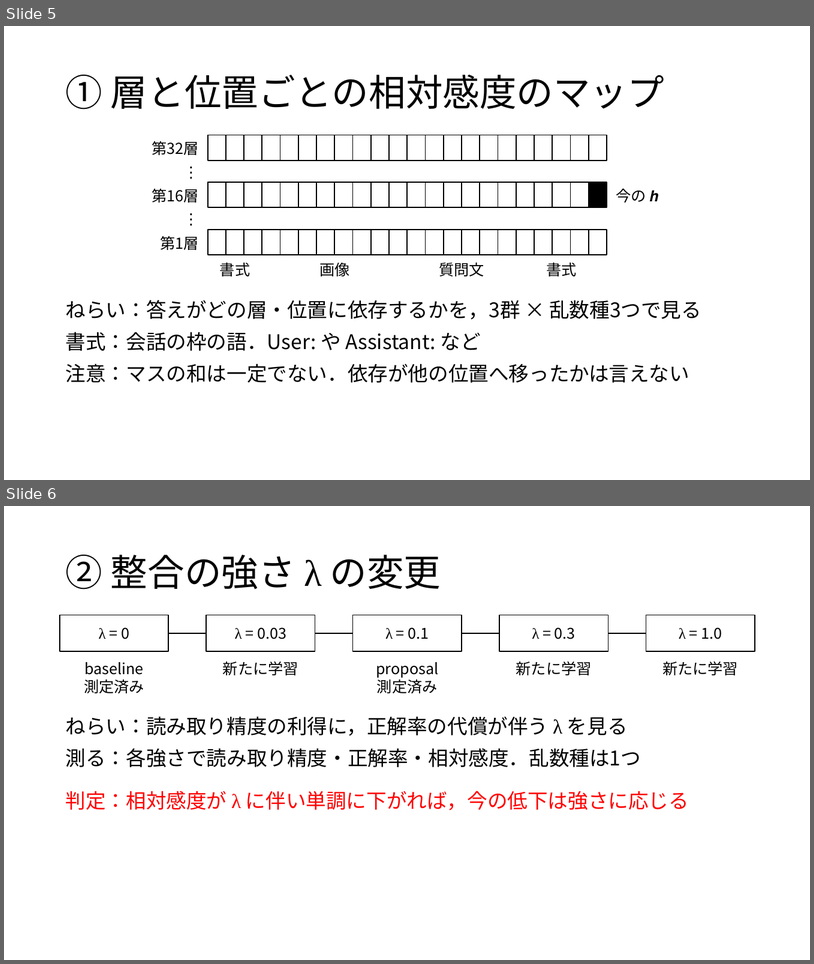
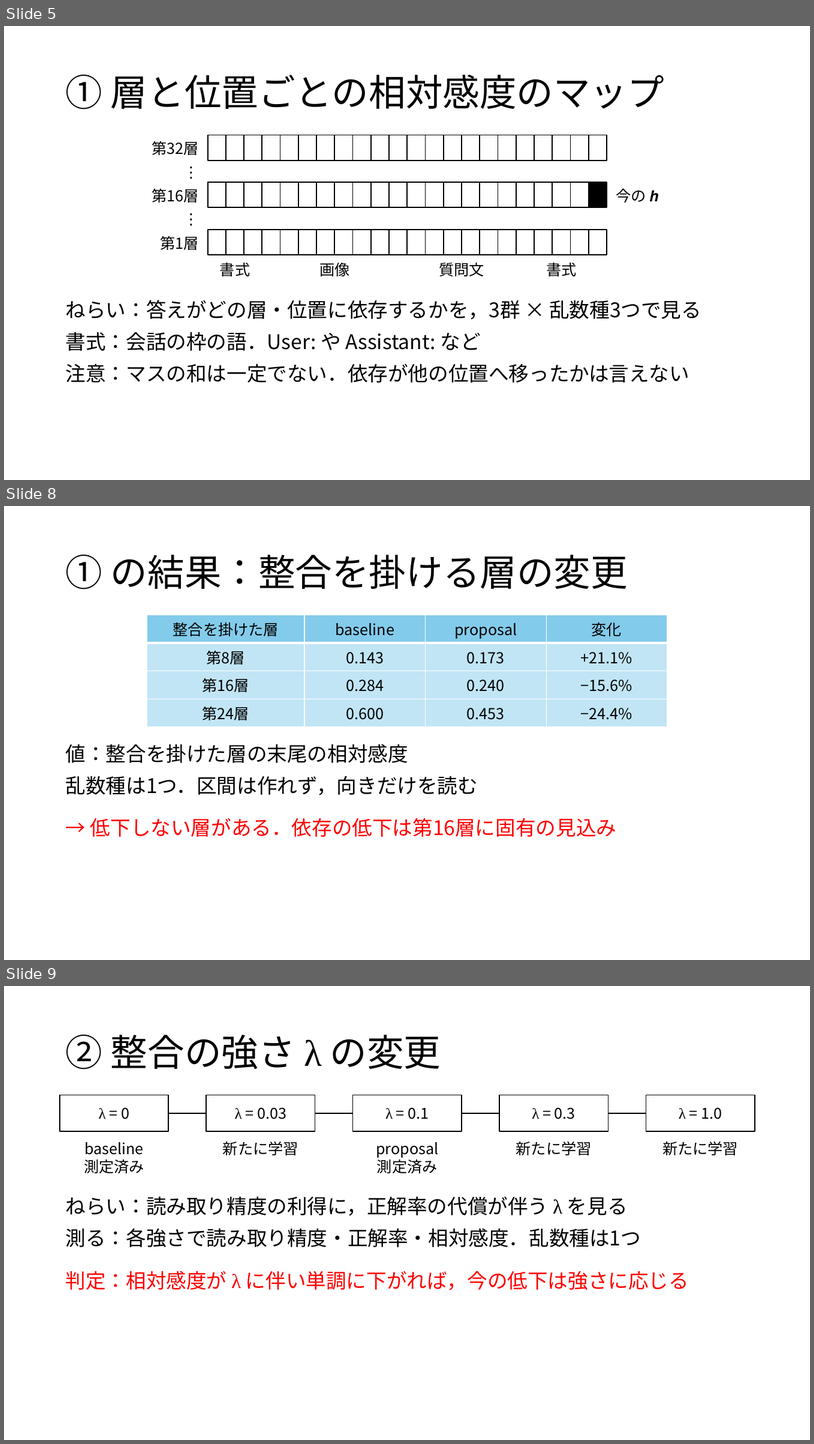
Before and after one commit to tomoking2004/taskalign, a slide deck: presentations/20261127_進捗報告.pptx. Shown one above the other, each under a label of ours: slides 5 and 6 before the commit, slides 5, 8 and 9 after it; the slides between them are not shown. The pictures are 814x964 and 814x1444 pixels, drawn with LibreOffice and Linux fonts; fonts in the diff are those of the drawing. Boxes give left, top, right and bottom in pixels: in the first picture for what was removed or moved away, otherwise in the second. Text is boxed around its words. In the diff, an @@ line names an element or a change of style, - is before the commit and + after.

Commit message:
chore: add the map of where the answer depends
context.md §8.5's first step: the relative sensitivity of §A.4 at every
block's output and every prompt position, for the nine reported runs,
and the site the second step aligns, chosen from the baseline's map by
the rule fixed beforehand.

```diff
--- a/presentations/20261127_進捗報告.pptx
+++ b/presentations/20261127_進捗報告.pptx
@@ slide 8 added at (4, 506, 810, 960), background #FFFFFF @@
@@ title added at (65, 555, 628, 589), 44 pt, text #000000 @@
+① の結果：整合を掛ける層の変更
@@ table added at (147, 615, 668, 724), 4 rows, 4 columns @@
+整合を掛けた層 | baseline | proposal | 変化
+第8層 | 0.143 | 0.173 | +21.1%
+第16層 | 0.284 | 0.240 | −15.6%
+第24層 | 0.600 | 0.453 | −24.4%
@@ text added at (66, 744, 478, 795), 24 pt, text #000000 @@
+値：整合を掛けた層の末尾の相対感度
+乱数種は1つ．区間は作れず，向きだけを読む
@@ text added at (90, 817, 617, 837), 24 pt, text #FF0000 @@
+→ 低下しない層がある．依存の低下は第16層に固有の見込み
@@ what was slide 6 is now slide 9 @@
```
Also in this commit, not shown: 1 slide changed, 2 other slides added, 1 other file.
